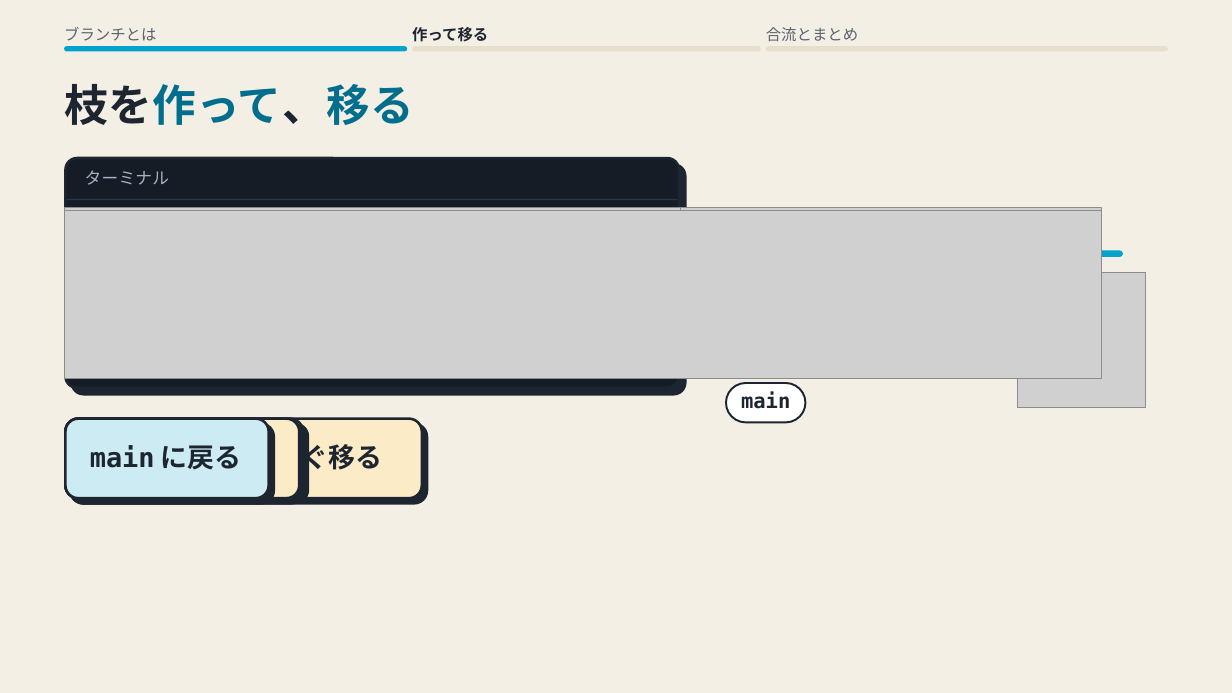
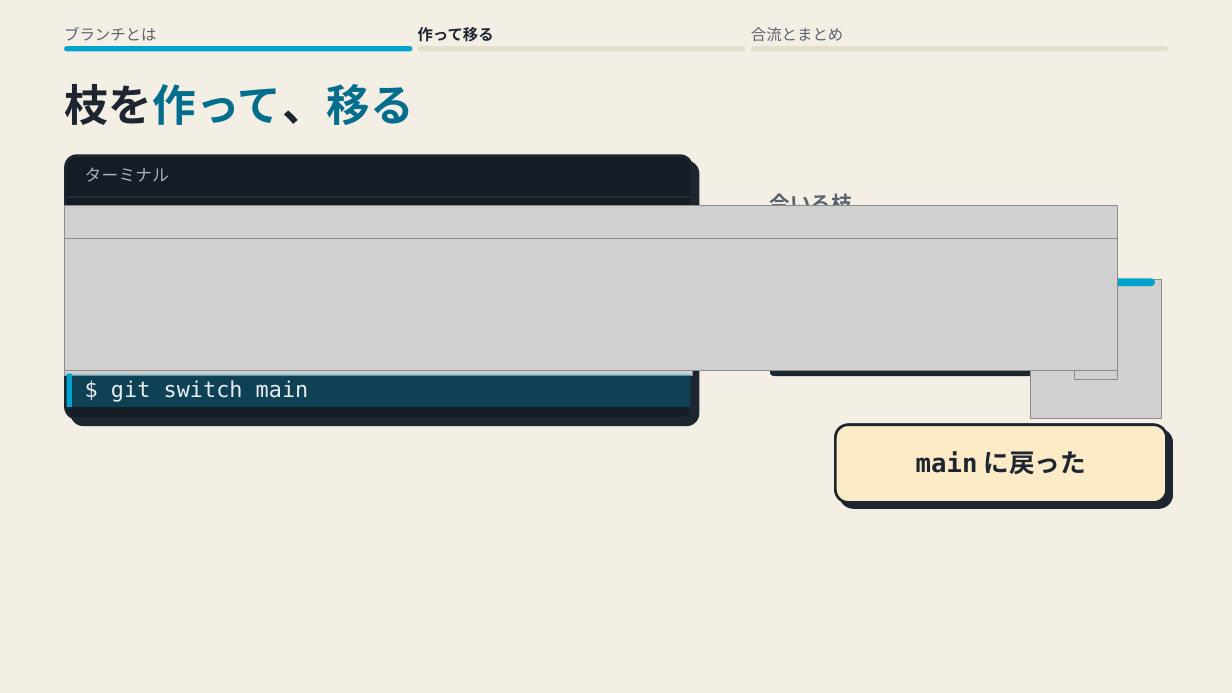
Before and after one commit to yukihito-jokyu/context, a slide deck: slide 2 of docs/artifacts/skills/motion-deck/git-branch.pptx. Drawn at 1232x693 pixels with LibreOffice and Linux fonts; fonts in the diff are those of the drawing; grey boxes stand for pictures. Boxes give left, top, right and bottom in pixels: in the first picture for what was removed or moved away, otherwise in the second. Text is boxed around its words. In the diff, an @@ line names an element or a change of style, - is before the commit and + after.

```diff
--- a/docs/artifacts/skills/motion-deck/git-branch.pptx
+++ b/docs/artifacts/skills/motion-deck/git-branch.pptx
@@ text "作って移る": place and size @@
-text "作って移る" at (412,27,488,42)
+text "作って移る" at (418,27,494,42)
@@ text "合流とまとめ": place and size @@
-text "合流とまとめ" at (766,27,858,41)
+text "合流とまとめ" at (751,27,843,41)
@@ rounded rectangle: place and size @@
-rounded rectangle at (64,46,407,52)
+rounded rectangle at (64,46,412,52)
@@ rounded rectangle: place and size @@
-rounded rectangle at (412,46,761,52)
+rounded rectangle at (418,46,746,52)
@@ rounded rectangle: place and size @@
-rounded rectangle at (766,46,1168,52)
+rounded rectangle at (751,46,1168,52)
@@ rounded rectangle: place and size @@
-rounded rectangle at (66,158,679,388)
+rounded rectangle at (66,155,692,419)
@@ rounded rectangle at (66,155,692,419): proportions changed @@
@@ picture: place and size @@
-picture at (64,211,1102,379)
+picture at (64,205,1117,300)
@@ picture removed at (64,208,680,346) @@
@@ rectangle: place and size @@
-rectangle at (67,199,677,200)
+rectangle at (67,197,690,198)
@@ text at (770,193,852,206): text changed; size 21 to 16 pt; text colour #1C2530 to #59626F @@
-* ＝ 今いる枝
+今いる枝
@@ picture: place and size @@
-picture at (64,208,1102,374)
+picture at (64,238,1117,372)
@@ picture added at (1075,249,1117,379) @@
@@ picture: place and size @@
-picture at (64,241,680,346)
+picture at (64,272,693,376)
@@ rounded rectangle: place and size @@
-rounded rectangle at (783,250,1123,257)
+rounded rectangle at (770,278,1155,286)
@@ picture: place and size @@
-picture at (1018,272,1146,408)
+picture at (1031,280,1162,419)
@@ rectangle added at (67,373,690,407), fill #00A3CC at 28% opacity @@
@@ rectangle added at (67,373,72,407), fill #00A3CC @@
@@ text added at (111,380,309,402), 17 pt, text #E8EDF3 @@
+$ git switch main
@@ rounded rectangle removed at (726,384,806,423) @@
@@ rounded rectangle: place and size @@
-rounded rectangle at (726,360,1124,366)
+rounded rectangle at (770,369,1155,376)
@@ rounded rectangle removed at (66,419,303,497) @@
@@ rounded rectangle removed at (66,419,299,498) @@
@@ rounded rectangle removed at (66,419,269,498) @@
@@ text removed at (741,392,790,409) @@
-main
@@ text removed at (98,439,383,474) @@
--c ＝ 作って、すぐ移る
@@ rounded rectangle at (836,425,1166,503): proportions changed @@
@@ rounded rectangle: place and size @@
-rounded rectangle at (66,419,422,498)
+rounded rectangle at (836,425,1166,503)
@@ rounded rectangle added at (836,425,1166,502), fill #FBEBC6, outline #1C2530 2 pt @@
@@ text at (916,451,1086,474): text changed; size 21 to 20 pt @@
-main に戻る
+main に戻った
```
Also in this commit, not shown: 3 other slides changed, 19 other files.
